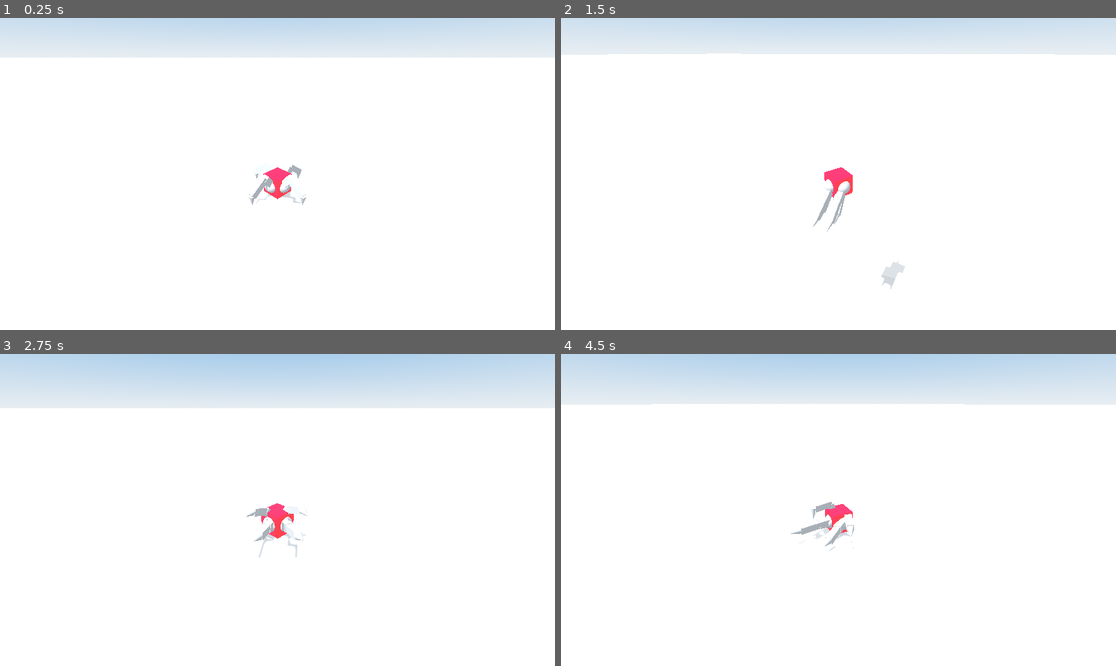
Above: before the commit, frames 1-4 (two rows, left to right).
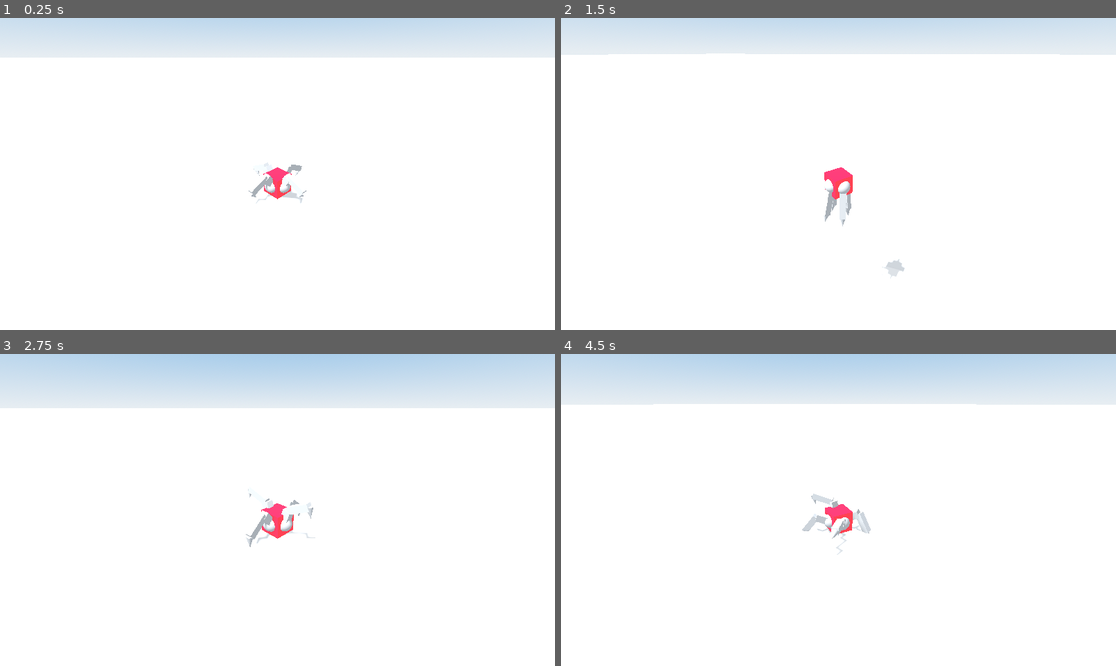
Above: after the commit, the same moments.

Repository: nickyvanurk/game-prototypes
Game: Godot game, scene res://main.tscn
The game is run twice, just before and just after one commit, with the same random seed, the same clock (stepped at 60 frames per second) and the same inputs.
Inputs (mouse positions are in pixels of both pictures, inside the frame that each line leads up to):
- Up to frame 1 (0.25 s): no input
- Up to frame 2 (1.5 s): tap Enter at 0.5 s; move the mouse to (866, 174) at 0.52 s; hold Mouse wheel down (zoom_in) 0.53-1.28 s; hold W (move_forward) from 0.53 s (still down); tap Space (jump) at 0.77 s; move the mouse to (810, 174) at 1.27 s; tap Mouse wheel up (zoom_out) at 1.35 s
- Up to frame 3 (2.75 s): keep holding W (move_forward); tap Space (jump) at 1.52 s; move the mouse to (288, 503) at 2.02 s; hold Mouse wheel down (zoom_in) from 2.03 s (still down)
- Up to frame 4 (4.5 s): keep holding W (move_forward); move the mouse to (832, 516) at 2.77 s; release Mouse wheel down (zoom_in) at 2.78 s; tap Mouse wheel up (zoom_out) at 2.85, 4.35 s; tap Space (jump) at 3.02, 3.77 s; move the mouse to (877, 513) at 3.52 s; hold Mouse wheel down (zoom_in) 3.53-4.28 s; move the mouse to (794, 506) at 4.27 s

The runs differ from the first frame. In frame 1, 0.2% of the frame differs, in the area x 44-56%, y 46-60%; in frame 2, 0.5%; in frame 3, 0.5%; in frame 4, 0.6%, in the area x 16-75%, y 16-65%.

Commit message:
Add alternating steps

Diff:
--- a/procedural-animation/player/leg/leg.gd
+++ b/procedural-animation/player/leg/leg.gd
@@ -4,7 +4,7 @@
 
 const CHAIN_MAX_ITER = 3
 const STEP_DISTANCE = 0.1
-const STEP_HEIGHT = 0.4
+const STEP_HEIGHT = 0.3
 
 @onready var bones = [$Bone1, $Bone2, $Bone3]
 @onready var target = $Target
@@ -45,8 +45,20 @@
 	return false
 
 func step(direction, distance, time):
-	var dest = ray.get_collision_point() + direction.normalized() * STEP_DISTANCE
+	var dest = ray.get_collision_point() + direction.normalized() * distance
 	move_to_position(dest)
+#	destination = dest
+#	origin = Vector3(target.global_transform.origin)
+#	var tween = create_tween()
+#	tween.tween_method(tween_curve, 0.0, 1.0, time)
+
+#func tween_curve(t):
+#	var mid_point = (origin + destination) / 2
+#	mid_point.y += STEP_HEIGHT
+#	var mid_point = origin.slerp(destination, 0.5)
+#	mid_point.y += 0.1
+#	target.global_transform.origin = origin.bezier_interpolate(mid_point, mid_point, destination, t)
+#	target.global_transform.origin = origin.slerp(destination, t)
 
 func _solve():
 	if bones.size() > 2:
--- a/procedural-animation/player/player.gd
+++ b/procedural-animation/player/player.gd
@@ -1,6 +1,6 @@
 extends CharacterBody3D
 
-@export var speed = 3
+@export var speed = 0.3
 @export var acceleration = 9
 @export var jump_impulse = 6.2
 
@@ -30,7 +30,12 @@
 		var q_to = Transform3D().looking_at(direction).basis.get_rotation_quaternion()
 		global_transform.basis = Basis(q_from.slerp(q_to, 5 * delta))
 
-	for leg in legs:
-		if leg.should_step():
+	for idx in range(0, legs.size()):
+		var leg = legs[idx]
+		if !leg.is_moving() && leg.should_step() && !legs[(idx + 1) % 4].is_moving():
 			var leg_direction = velocity.normalized()
-			leg.step(leg_direction, 0, 0)
+			var leg_step_duration = 0.5
+			var leg_step_distance = 0.1
+			leg.step(leg_direction, leg_step_distance, leg_step_duration)
+			leg = legs[(idx + 2) % 4]
+			leg.step(leg_direction, leg_step_distance, leg_step_duration)
